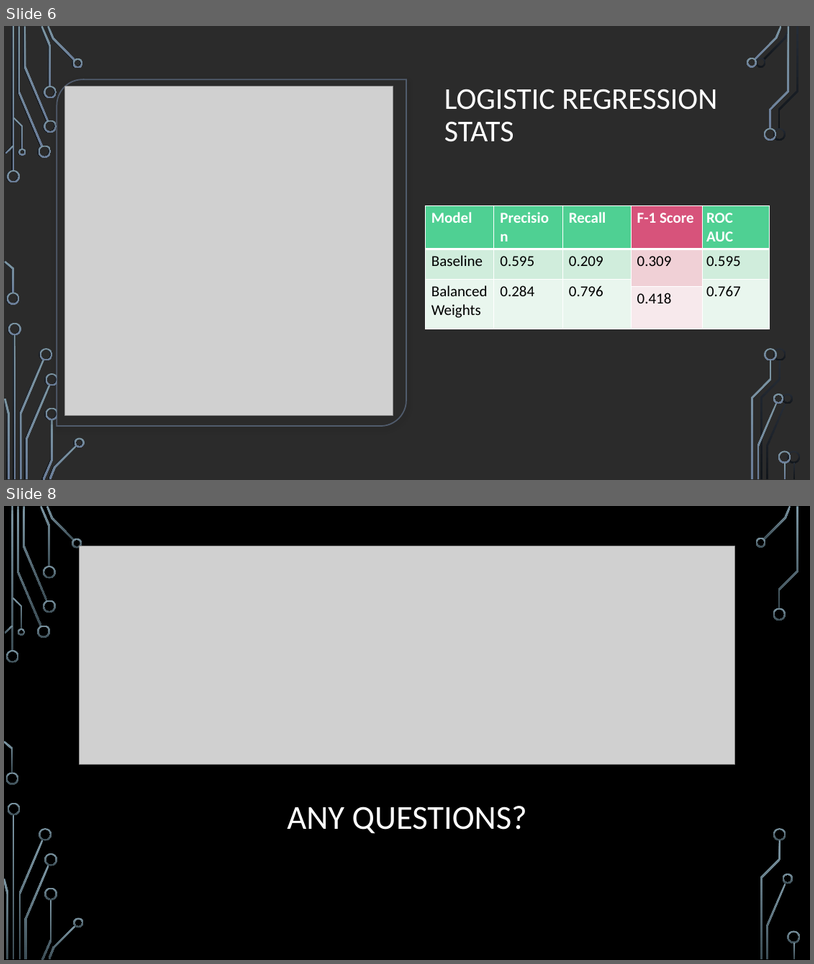
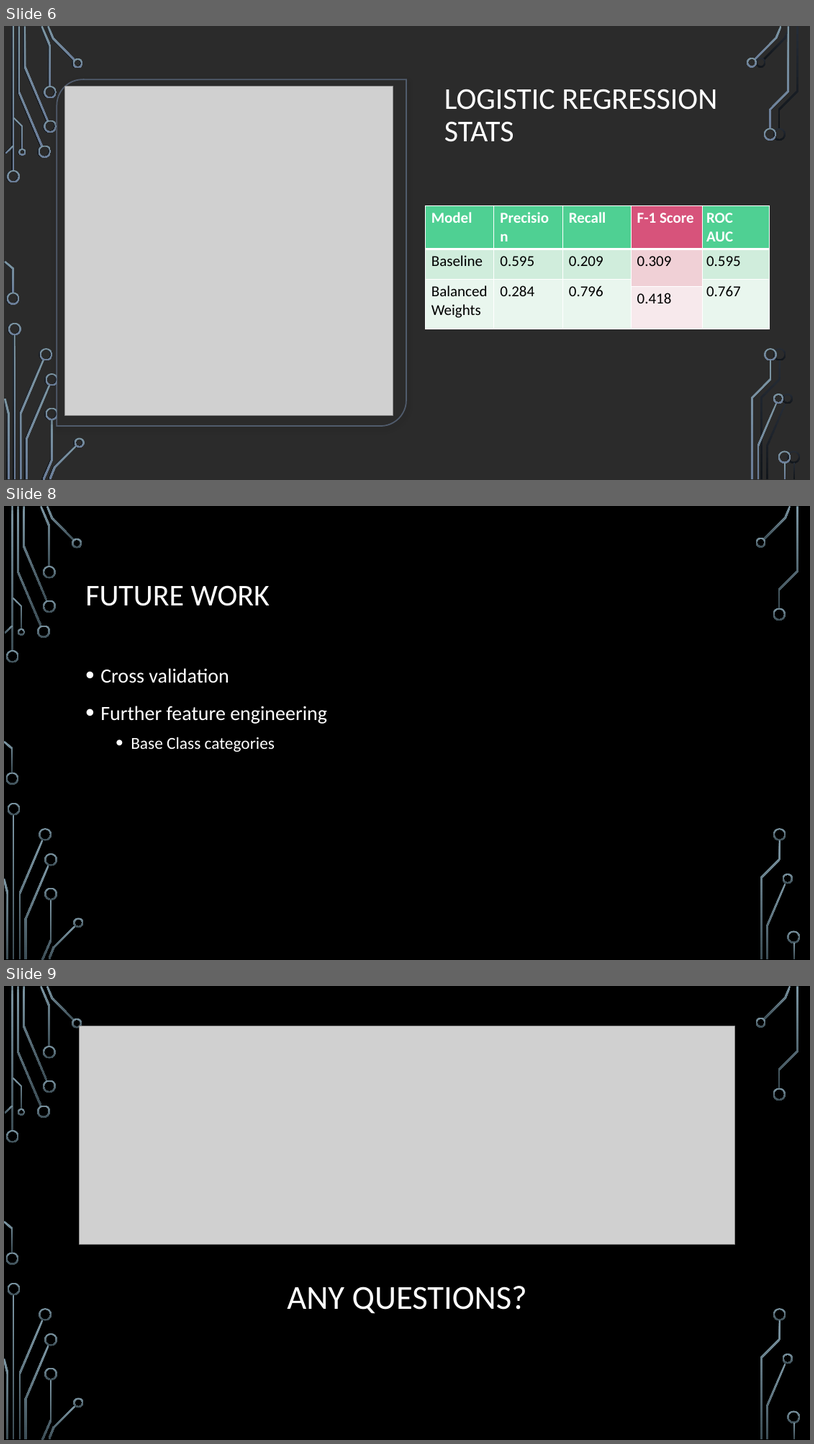
Before and after one commit to geeselouise/classy_dnd, a slide deck: Dungeons_and_dragons.pptx. Shown one above the other, each under a label of ours: slides 6 and 8 before the commit, slides 6, 8 and 9 after it; the slides between them are not shown. The pictures are 814x964 and 814x1444 pixels, drawn with LibreOffice and Linux fonts; fonts in the diff are those of the drawing; grey boxes stand for pictures; background and template pictures are left out; a plain dark background stands for a picture behind light text. Boxes give left, top, right and bottom in pixels: in the first picture for what was removed or moved away, otherwise in the second. Text is boxed around its words. In the diff, an @@ line names an element or a change of style, - is before the commit and + after.

```diff
--- a/Dungeons_and_dragons.pptx
+++ b/Dungeons_and_dragons.pptx
@@ slide 8 added at [4,506,810,960], background picture (left out); not listed: 36 template elements that a slide beside it also shows @@
@@ title added at [85,585,270,606], 36 pt, text #FFFFFF @@
+FUTURE WORK
@@ text added at [100,668,327,752], 24 pt, text #FFFFFF @@
+• Cross validation
+• Further feature engineering
+  • Base Class categories
@@ what was slide 8 is now slide 9 @@
```
Also in this commit, not shown: 2 slides changed, 6 other files.
